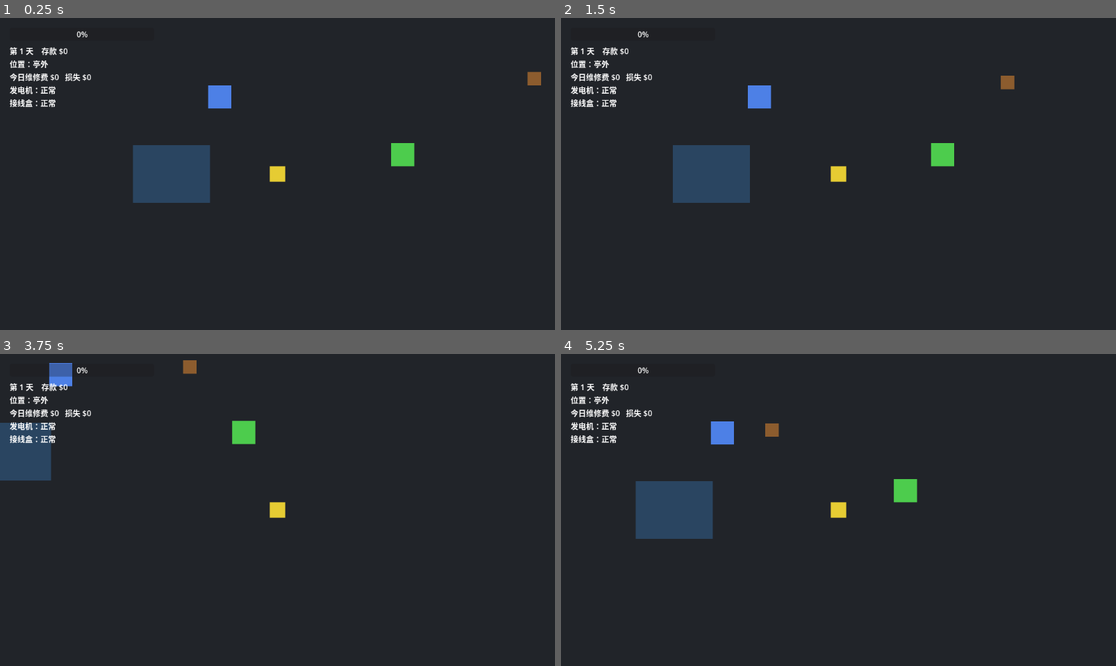
Above: before the commit, frames 1-4 (two rows, left to right).
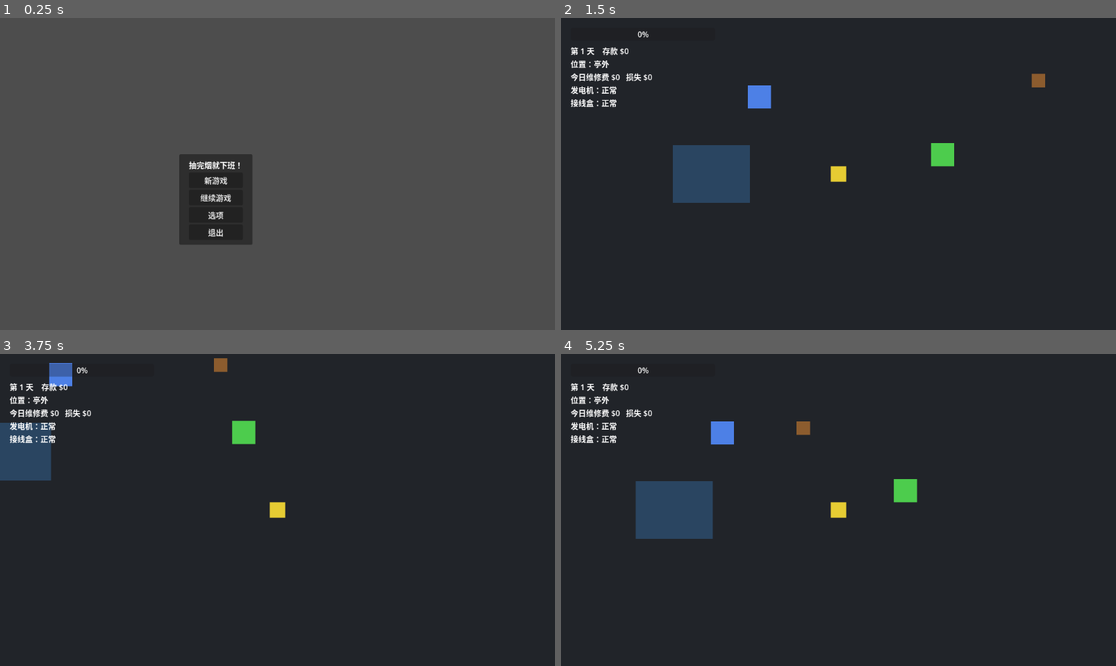
Above: after the commit, the same moments.

Repository: Zhi-Liao-jz/gamejam
Game: Godot game, scene res://scenes/menu/main_menu.tscn
Same seed, same stepped clock (60 frames per second), same inputs: the game is played once before the commit and once after it. Before the commit the project starts from res://scenes/main.tscn.
Inputs (mouse positions are in pixels of both pictures, inside the frame that each line leads up to):
- Up to frame 1 (0.25 s): no input
- Up to frame 2 (1.5 s): click (777, 180) at 0.5 s, where only the run after the commit has a clickable "新游戏"; tap Enter at 1.25 s; move the mouse to (960, 158) at 1.27 s; hold D (move_right) from 1.28 s (still down); hold N (next_day) from 1.28 s (still down)
- Up to frame 3 (3.75 s): tap Space (ui_select) at 1.52, 2.27 s; move the mouse to (166, 525) at 2.02 s; release D (move_right) at 2.03 s; release N (next_day) at 2.03 s; hold S (move_down) 2.03-2.78 s; tap E (interact) at 2.1 s; tap N (next_day) at 2.3 s; move the mouse to (333, 441) at 2.77 s; hold D (move_right) 2.78-3.53 s; hold N (next_day) 2.78-3.53 s; move the mouse to (249, 572) at 3.52 s; hold W (move_up) from 3.53 s (still down); tap Enter at 3.6 s
- Up to frame 4 (5.25 s): tap Space (ui_select) at 3.77, 4.52 s; tap N (next_day) at 3.8 s; move the mouse to (1005, 556) at 4.27 s; release W (move_up) at 4.28 s; hold N (next_day) 4.28-5.03 s; hold A (move_left) from 4.28 s (still down); move the mouse to (672, 463) at 5.02 s; tap E (interact) at 5.1 s

The runs differ from the first frame. In frame 1, 97% of the frame differs, in the area x 0-100%, y 0-100%; in frame 2, 0.2%; in frame 3, 0.2%; in frame 4, 0.2%.

Commit message:
转正式 P0：锁定存档格式 + 接通存档/菜单/配置 + 新游戏按钮
- 存档持久化：Game.load_from_save/sync_to_save 适配 Savegame(now_day/money/equipments)，
  启动加载、通关/买装备落盘；装备 id 冻结纪律注释
- 存档健壮化(审查抓出的毁档隐患)：读失败不覆盖原档(备份+中止)、load 不再每次启动写盘、
  原子写(.tmp.tres+rename)、save_version 显式落盘(默认哨兵防迁移误判)
- 菜单→开局：main_menu play() 接 main.tscn + 新增新游戏按钮(reset_new_game 删档重开)，
  project.godot 入口改为主菜单
- 启动调 Config.initialize 应用配置(音量当前仅影响池音，设备/猴子总线留 P1 修)

Diff:
--- a/global/game_state.gd
+++ b/global/game_state.gd
@@ -8,7 +8,8 @@
 const BANKRUPT_LINE: int = 0  # 预计存款低于此值即破产（对应文档"工资为负"的累计语义）
 const MAX_MONKEYS: int = 3  # 同时在场猴子数上限（2 设备下 2-3 只即"顾此失彼"，再多无目标可抢只糊声音）
 
-# ---------- 装备（数据驱动；加装备只往表加一行。纯内存，int id 天然兼容存档，但本步不写文件）----------
+# ---------- 装备（数据驱动；加装备只往表加一行）----------
+# ⚠ 装备 id 已入存档(Savegame.equipments)：一经发布只增不改不复用，否则旧档静默错位。
 const EQUIP_SKATES := 1  # 轮滑鞋
 const EQUIP_ALARM := 2  # 警报器
 const EQUIP_LOCK := 3  # 加固锁
@@ -37,7 +38,43 @@
 
 func _ready() -> void:
 	_setup_input()
-	Savegame.inti_save()
+	Savegame.inti_save()  # 队友：创建/加载存档，设 Savegame.current
+	load_from_save()  # 把存档回灌到运行时状态
+	Config.initialize(get_tree())  # 队友：加载并应用配置(音量)
+
+
+# ---------- 存档接线（适配队友 Savegame：now_day↔day / money / equipments↔owned_equipment）----------
+## 从存档回灌运行时状态（启动时调）。过滤 EQUIPMENT 表里不存在的装备 id（防旧档/改表后加载崩）。
+func load_from_save() -> void:
+	var s := Savegame.current
+	if s == null:
+		return
+	day = s.now_day
+	money = s.money
+	owned_equipment.clear()
+	for id: int in s.equipments:
+		if EQUIPMENT.has(id):  # 健壮性：跳过未知 id
+			owned_equipment.append(id)
+
+
+## 把运行时进度写回存档并落盘（推进天 / 买装备后调）。
+func sync_to_save() -> void:
+	var s := Savegame.current
+	if s == null:
+		return
+	s.now_day = day
+	s.money = money
+	s.equipments = owned_equipment.duplicate()  # duplicate 防别名共享
+	s.save_to_file()
+
+
+## 开新游戏：删旧档、建新默认档、运行时状态归零（菜单"新游戏"调，之后切到主场景）。
+func reset_new_game() -> void:
+	if Savegame.current:
+		Savegame.current.delete()  # 删旧档文件
+	Savegame.inti_save()  # 文件已删 → 建新默认档并设 current
+	load_from_save()  # 回灌默认值(day=1/money=0/equipments=[])到运行时
+	reset_day()  # 清局内瞬态(smoke/loss/repair)
 
 
 func reset_day() -> void:
@@ -93,6 +130,7 @@
 		return false
 	money -= int(EQUIPMENT[id]["price"])
 	owned_equipment.append(id)
+	sync_to_save()  # 买装备即落盘
 	return true
 
 
@@ -122,6 +160,7 @@
 func settle_and_advance(earned: int) -> void:
 	money += earned
 	day += 1
+	sync_to_save()  # 通关推进即落盘
 
 
 # ---------- 启动时注册键位（避免手改 project.godot 的 InputMap） ----------
--- a/project.godot
+++ b/project.godot
@@ -11,7 +11,7 @@
 [application]
 
 config/name="gamajam"
-run/main_scene="res://scenes/main.tscn"
+run/main_scene="res://scenes/menu/main_menu.tscn"
 config/features=PackedStringArray("4.6", "Forward Plus")
 config/icon="res://icon.svg"
 
--- a/scenes/menu/main_menu.gd
+++ b/scenes/menu/main_menu.gd
@@ -7,7 +7,9 @@
 @onready var main_menu_panel: PanelWithTheme = %main_menu_panel
 @onready var options_panel: PanelContainer = %options_panel
 
+
 func _ready() -> void:
+	_add_new_game_button()
 	play_button.pressed.connect(play)
 
 	options_button.pressed.connect(show_sub_panel.bind(options_panel))
@@ -15,10 +17,30 @@
 
 	quit_button.pressed.connect(quit)
 
+
+## 代码插入"新游戏"按钮（放在"继续游戏"上方），避免手改非标准格式的 .tscn。
+func _add_new_game_button() -> void:
+	var btn := Button.new()
+	btn.text = "新游戏"
+	var box := play_button.get_parent()
+	box.add_child(btn)
+	box.move_child(btn, play_button.get_index())  # 移到"继续游戏"之前
+	btn.pressed.connect(new_game)
+	PanelWithTheme.apply_theme(btn)  # 套点击音/焦点，与其它按钮一致
+
+
 func play() -> void:
-	pass
+	# Game(autoload)已在启动时 load_from_save，主场景直接从存档进度开局（继续游戏）
+	get_tree().change_scene_to_file("res://scenes/main.tscn")
+
+
+func new_game() -> void:
+	Game.reset_new_game()  # 删档、状态归零、从第 1 天开
+	get_tree().change_scene_to_file("res://scenes/main.tscn")
+
+
 func show_sub_panel(panel):
-	for p in [main_menu_panel,options_panel]:
+	for p in [main_menu_panel, options_panel]:
 		if p == panel:
 			if p == main_menu_panel:
 				main_menu_panel.show()
--- a/scripts/savegame.gd
+++ b/scripts/savegame.gd
@@ -1,40 +1,72 @@
 class_name Savegame
 extends Resource
+## 存档 schema（已锁定）。⚠ 不可逆：一旦有玩家存档，字段名/类型不可改、
+## 装备 id（equipments）不可重排或复用，否则毁档或静默错位。加字段请配合 save_version 迁移。
 
-@export var character_name: String
-@export var is_demo: = -1
-@export var money: = 0
-@export var last_time_played: = 0
-@export var playtime: = 0.0
-@export var equipments: Array[int] = []
-@export var now_day:int = 1
+const DEFAULT_PATH := "user://savegames"
+const SAVE_VERSION := 1  # 当前存档格式版本号；落盘时显式写入（见 save_to_file）
 
 static var current: Savegame = null
 
-const DEFAULT_PATH: = "user://savegames"
+# save_version 默认 0 = "未写版本号的旧档"（哨兵）。落盘时被设为 SAVE_VERSION，故必非默认、必入盘；
+# 加载得 0 即说明是早期档可据此迁移。绝不靠"字段缺失回落默认值"判版本（ResourceSaver 会省略默认值）。
+@export var save_version: int = 0
+@export var character_name: String
+@export var is_demo := -1
+@export var money := 0
+@export var last_time_played := 0
+@export var playtime := 0.0
+@export var equipments: Array[int] = []
+@export var now_day: int = 1
+
 
 static func inti_save():
 	if not DirAccess.dir_exists_absolute(DEFAULT_PATH):
 		DirAccess.make_dir_absolute(DEFAULT_PATH)
-	var new_savegame = load(DEFAULT_PATH + "/" + "wakuwaku" + ".tres")
-	if not new_savegame:
-		new_savegame = Savegame.new()
-	new_savegame.load()
+	var path := DEFAULT_PATH + "/wakuwaku.tres"
+	if ResourceLoader.exists(path):
+		var loaded := ResourceLoader.load(path, "Savegame", ResourceLoader.CACHE_MODE_IGNORE)
+		if loaded is Savegame:
+			(loaded as Savegame).activate()  # 读到完好存档：只设 current，不写盘
+			return
+		# 文件存在但读取失败 = 疑似损坏 / 被占用：绝不覆盖原档，改名备份后中止（current 留 null）
+		push_error("存档读取失败，疑似损坏，已备份并中止以避免覆盖：" + path)
+		var stamp := str(int(Time.get_unix_time_from_system()))
+		DirAccess.copy_absolute(path, path + ".corrupt." + stamp)
+		return
+	# 仅"文件确实不存在"才建新档并落盘建立文件
+	var fresh := Savegame.new()
+	fresh.activate()
+	fresh.save_to_file()
+
+
+## 把本档设为当前档（纯内存，不写盘，避免纯启动读取也触盘放大毁档窗口）。
+func activate():
+	last_time_played = int(Time.get_unix_time_from_system())
+	current = self
+
 
 func end_level(level_playtime: float):
 	playtime += level_playtime
 	save_to_file()
 
-func load():
-	last_time_played = int(Time.get_unix_time_from_system())
-	save_to_file()
-	current = self
 
-func get_file_path():
-	return DEFAULT_PATH + "/" + "wakuwaku" + ".tres"
+func get_file_path() -> String:
+	return DEFAULT_PATH + "/wakuwaku.tres"
 
+
+## 原子写：先写临时文件再重命名覆盖，杜绝写盘中断留下半截损坏文件。
+## 临时文件须用 .tres 扩展名——ResourceSaver 靠扩展名判格式，.tmp 会报 ERR_FILE_UNRECOGNIZED。
 func save_to_file():
-	ResourceSaver.save(self, get_file_path())
+	save_version = SAVE_VERSION  # 显式写版本号（≠默认 0 → 必被序列化入盘）
+	var final_path := get_file_path()
+	var tmp := final_path.get_basename() + ".tmp.tres"
+	var err := ResourceSaver.save(self, tmp)
+	if err == OK:
+		DirAccess.rename_absolute(tmp, final_path)
+	else:
+		push_error("存档写入失败: " + str(err))
+
 
 func delete():
 	DirAccess.remove_absolute(get_file_path())
